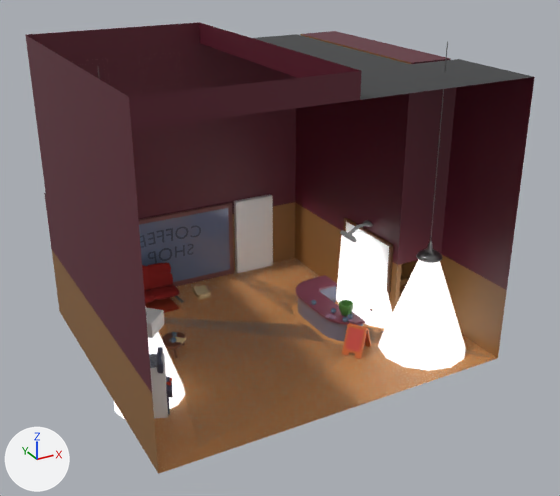
What one commit did to the glTF model models/coffee-shop.glb.
Rendered twice from a camera (50 mm lens) standing at (-21.8, -37.5, 27.0) and looking at (0.3, 2.5, 6.9). Arrows for +X, +Y and +Z are at lower left; the lights stay in place. Where no turn or scale is listed for an object, it has been applied to the vertices. Vertices at the same position are counted once.

The first picture shows 'bar', 'clickable', 'coffee-board', 'coffee-shop', 'coffee-shop-windows', 'goto-room-town', 'ground-clickable', 'light-cone', 'light-cone.002', 'light-cone.003', 'sign', 'sofa2'.
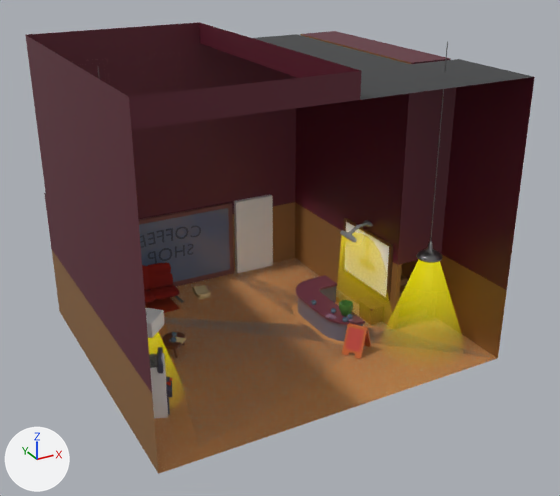
The change, as a list of edits to the scene's bpy script:
```text
Add img_grad:
    img_grad = load_image('grad', '_unpacked/grad', 256, 256, 'sRGB')
Change mat_light_cone:
    remove # nodes: BsdfPrincipled, OutputMaterial
    nodes: BsdfPrincipled, Mix, OutputMaterial, TexImage x2
    colours: white #e7e7e7
    uses the picture img_grad
Change me_cone_004:
    where me_cone_004.from_pydata(...)  # 31 vertices, 31 faces; spans x 0.07..1.88, y -3.84..3.79, z -6.25..-0.01
    used by ob_light_cone_003; location = (6.13, 3.62, 6.26)
    me_cone_004 part 1: texture (UV) coordinates of 31 of 31 faces, centred in x 0.13..1.26, y -2.47..2.75, z -4.22..-0.13, changed; they spanned u 0.43..1.0, v 0.68..0.68 and now span u 0.43..1.0, v 0.87..0.87
Change me_cone_003:
    where me_cone_003.from_pydata(...)  # 24 vertices, 24 faces; spans x -2.93..2.93, y -2.93..2.93, z -7.43..-0.84
    used by ob_light_cone_002; location = (8.28, -2.63, 7.43)
    me_cone_003 part 2: texture (UV) coordinates of 24 of 24 faces, centred in x -2.02..2.02, y -2.02..2.02, z -5.23..-3.04, changed; they spanned u 0.27..0.98, v 0.68..0.68 and now span u 0.27..0.98, v 0.86..0.86
```

What differs and where, as boxes (x1, y1, x2, y2) in the pictures (560 x 496 px):
'light-cone.002', surface changed (white to yellow): (378, 259, 466, 371) in both
'light-cone.003', surface changed (white to yellow): (336, 232, 392, 329) in both
'light-cone', surface changed: (114, 332, 185, 419) in both
part 1 of me_cone_004, surface changed (white to yellow): before (336, 232, 392, 329); after (341, 233, 366, 252)
part 2 of me_cone_003, surface changed (white to yellow): before (378, 259, 466, 371); after (406, 259, 448, 296)
'coffee-board', unchanged, uncovered by the edit: before (343, 218, 393, 301); after (342, 218, 393, 302)
